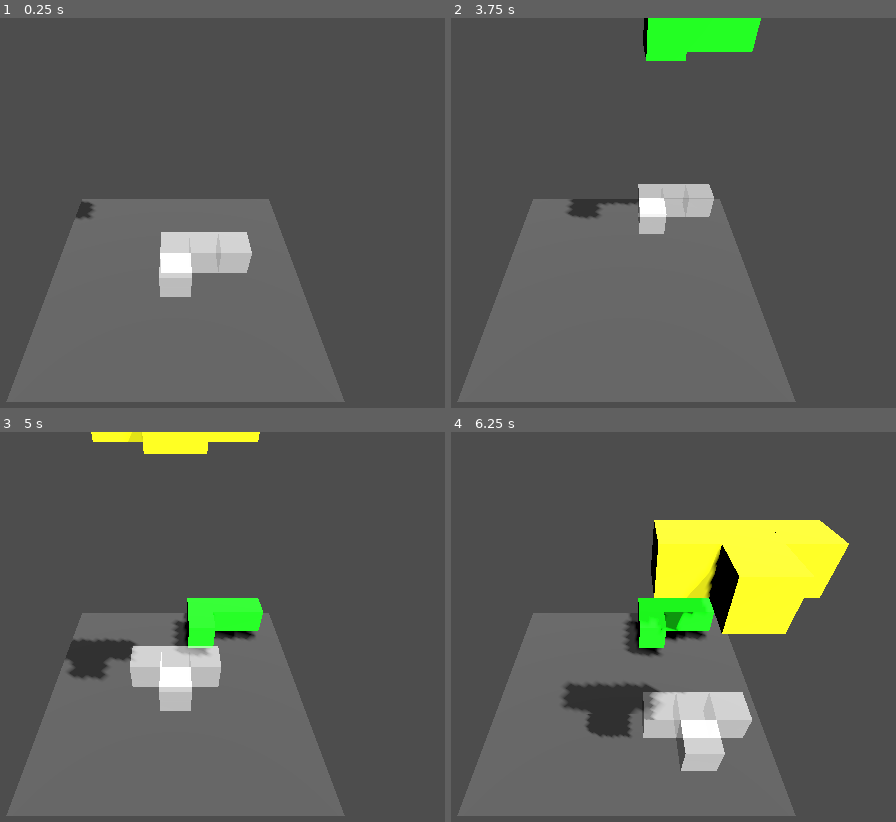
Above: before the commit, frames 1-4 (two rows, left to right).
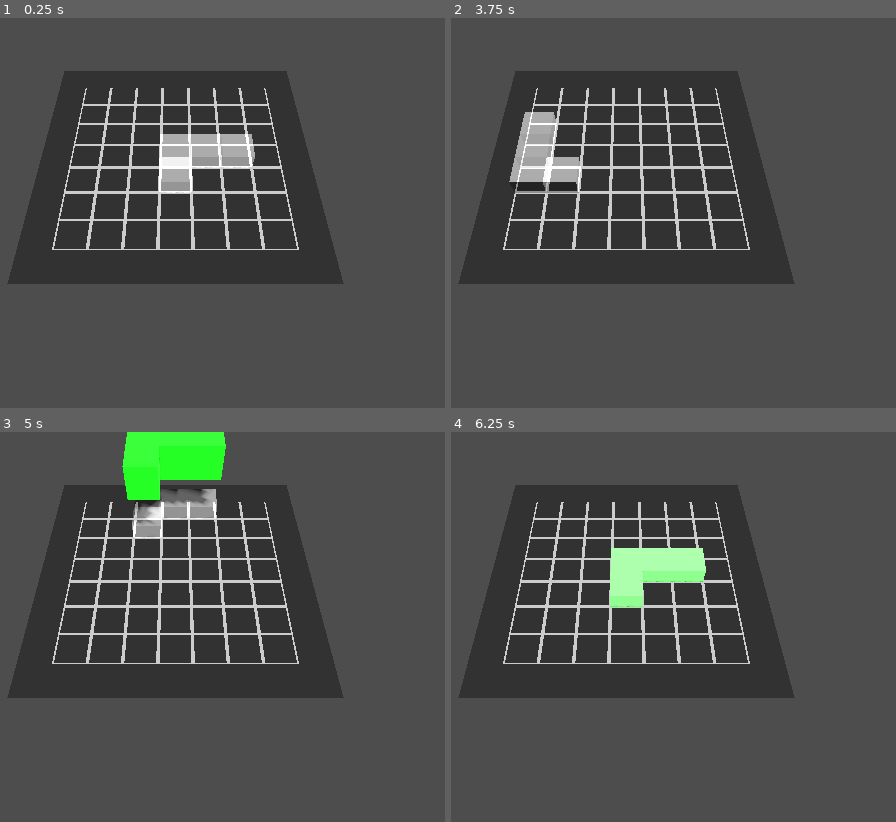
Above: after the commit, the same moments.

Repository: tuvshinerdene1/GameDevCourse2025
Game: Godot game, scene res://main.tscn
Two runs of this game, one before a commit and one after it. Both use one fixed random seed, a clock stepped at 60 frames per second and the inputs below.
Inputs:
- Up to frame 1 (0.25 s): no input
- Up to frame 2 (3.75 s): tap Enter at 0.5 s; hold Right (move_right) 0.53-1.28 s; tap Q (camera_rotate_left, bound only after the commit) at 0.6, 1.55, 2.1, 3.05, 3.6 s; tap E (camera_rotate_right, bound only after the commit) at 0.8, 1.35, 2.3, 2.85 s; hold Down (move_down) 1.28-2.03 s; tap Space (boost_left) at 2 s; hold Right (move_right) 2.03-2.78 s; hold Up (move_up) 2.78-3.53 s; hold Space (boost_left) from 3.53 s (still down)
- Up to frame 3 (5 s): keep holding Space (boost_left); tap E (camera_rotate_right, bound only after the commit) at 3.8, 4.35 s; tap Q (camera_rotate_left, bound only after the commit) at 4.55 s
- Up to frame 4 (6.25 s): release Space (boost_left) at 5.03 s; hold Down (move_down) 5.03-5.78 s; tap Q (camera_rotate_left, bound only after the commit) at 5.1, 6.05 s; tap E (camera_rotate_right, bound only after the commit) at 5.3, 5.85 s; hold Right (move_right) from 5.78 s (still down)

The runs differ from the first frame. In frame 1, 54% of the frame differs, in the area x 1-78%, y 13-99%; in frame 2, 56%; in frame 3, 56%; in frame 4, 57%, in the area x 1-90%, y 13-99%.

Commit message:
bit playable right now

Diff:
--- a/3d-tetris/main.gd
+++ b/3d-tetris/main.gd
@@ -20,6 +20,7 @@
 var grid_size = 1
 
 var spawn_position: Vector3
+var landed_blocks = {}  # Dictionary to map grid positions to Node3D objects
 
 func _ready() -> void:
 	shape_factory = ShapeFactory.new()
@@ -38,11 +39,6 @@
 		current_piece.process_movement(delta)
 		ghost_piece.update_position()
 		camera_controller.camera_rotation()
-
-	#if Input.is_action_just_pressed("camera_rotate_left"):
-		#camera_controller.rotate_left()
-	#elif Input.is_action_just_pressed("camera_rotate_right"):
-		#camera_controller.rotate_right()
 
 func _setup_spawn_point():
 	spawn_position = Vector3(
@@ -60,10 +56,6 @@
 	add_child(camera_controller)
 
 func _spawn_block():
-	## Only remove previous falling piece, not landed ones
-	#if current_piece != null and not current_piece.landed:
-		#current_piece.queue_free()
-
 	var piece_data = shape_factory.create_random_piece(grid_size)
 	current_piece = piece_data["piece"]
 
@@ -76,15 +68,13 @@
 	current_piece.global_position = spawn_position
 	current_piece.piece_landed.connect(_on_piece_landed)
 
-	# Check game over AFTER piece is positioned
 	var spawn_positions = grid_management.get_piece_grid_positions(current_piece)
 	if grid_management.is_any_grid_position_occupied(spawn_positions):
 		print("Game Over: Spawn point blocked!")
 		call_deferred("_reload_scene")
-		return  # Don't create ghost if game over
+		return
 
 	_create_ghost(piece_data["shape_index"])
-
 
 func _create_ghost(shape_index: int):
 	if ghost_piece != null:
@@ -117,19 +107,72 @@
 
 func _on_piece_landed():
 	var grid_positions = grid_management.get_piece_grid_positions(current_piece)
+	# Store the Node3D for each grid position
 	for grid_pos in grid_positions:
 		if grid_pos.y >= 0 and not grid.has(grid_pos):
 			grid.append(grid_pos)
-
-	grid_management.row_complete_handler(1)
+			# Store a reference to the block's Node3D (we'll clone the child nodes)
+			for child in current_piece.get_children():
+				if child is Node3D:
+					var child_grid_pos = grid_management.grid_position(child.global_position)
+					if child_grid_pos == grid_pos:
+						var block_clone = child.duplicate()
+						add_child(block_clone)
+						landed_blocks[grid_pos] = block_clone
+						block_clone.global_position = Vector3(
+							grid_pos.x * grid_size,
+							grid_pos.y * grid_size,
+							grid_pos.z * grid_size
+						)
+
+	current_piece.queue_free()  # Add this line to remove the original piece
+
+	# Clear completed layers and update blocks
+	var clear_result = grid_management.row_complete_handler()
+	if clear_result["cleared_layers"] > 0:
+		print("Cleared ", clear_result["cleared_layers"], " layers!")
+
+		# Create a set of positions that will be removed for quick lookup
+		var remove_set = {}
+		for pos in clear_result["blocks_to_remove"]:
+			remove_set[pos] = true
+
+		# First, collect blocks to shift (only blocks that aren't being removed)
+		var blocks_to_shift = []
+		for shift in clear_result["shifted_positions"]:
+			var old_pos = shift["old_pos"]
+			var new_pos = shift["new_pos"]
+			# Make sure this block exists and isn't in the removal list
+			if landed_blocks.has(old_pos) and not remove_set.has(old_pos):
+				blocks_to_shift.append({"old_pos": old_pos, "new_pos": new_pos, "block": landed_blocks[old_pos]})
+
+		# Remove blocks in cleared layers
+		for pos in clear_result["blocks_to_remove"]:
+			if landed_blocks.has(pos):
+				var block = landed_blocks[pos]
+				landed_blocks.erase(pos)
+				block.queue_free()
+
+		# Update the shifted blocks
+		for shift_data in blocks_to_shift:
+			var old_pos = shift_data["old_pos"]
+			var new_pos = shift_data["new_pos"]
+			var block = shift_data["block"]
+
+			# Remove from old position in dictionary
+			if landed_blocks.has(old_pos):
+				landed_blocks.erase(old_pos)
+
+			# Add to new position
+			landed_blocks[new_pos] = block
+			block.global_position = Vector3(
+				new_pos.x * grid_size,
+				new_pos.y * grid_size,
+				new_pos.z * grid_size
+			)
+
+	grid = grid_management.grid  # Update the main grid
 	call_deferred("_spawn_block")
-
-func _game_over_handler():
-	var spawn_positions = grid_management.get_piece_grid_positions(current_piece)
-	if grid_management.is_any_grid_position_occupied(spawn_positions):
-		print("Game Over: Spawn point blocked!")
-		call_deferred("_reload_scene")
-
 func _reload_scene():
 	get_tree().reload_current_scene()
 
@@ -137,7 +180,6 @@
 	var ground = MeshInstance3D.new()
 	var plane_mesh = PlaneMesh.new()
 
-	# The size of the ground will be the grid size + a small, fixed border (e.g., 2 units)
 	var border_size: float = 2.0
 
 	plane_mesh.size = Vector2(
@@ -145,53 +187,52 @@
 		grid_depth * grid_size + border_size
 	)
 
-	# --- Create Grid Material ---
-	var material = StandardMaterial3D.new()
-	material.albedo_color = Color(0.2, 0.2, 0.2)
-
-	# Enable UV1 for custom texture scaling
-	material.uv1_scale = Vector3(
-		grid_width + border_size / grid_size, # Scale to cover the width
-		grid_depth + border_size / grid_size, # Scale to cover the depth
-		1.0
-	)
-
-	# You'll need to create a simple, repeating grid texture (a grid pattern on a transparent background)
-	# For simplicity, we can use a texture built into Godot's visual shader or an external one.
-	# The best method is usually a ShaderMaterial for a perfect procedural grid,
-	# but for a quick setup, let's use a simple texture with a hint of grid.
-	# A placeholder for your grid texture:
-	# material.albedo_texture = preload("res://path/to/your/grid_texture.png")
-	# material.texture_filter = BaseMaterial3D.TEXTURE_FILTER_NEAREST # For sharp lines
-
-	# A quick alternative is to just use a lighter color to differentiate the ground
-	# If you want a proper grid pattern, you should use a **ShaderMaterial**.
+	var material = ShaderMaterial.new()
+	var shader = Shader.new()
+	shader.code = """
+		shader_type spatial;
+		render_mode cull_disabled, unshaded;
+
+		uniform float grid_width = 7.0;
+		uniform float grid_depth = 7.0;
+		uniform float grid_size = 1.0;
+		uniform float border_size = 2.0;
+		uniform vec3 grid_color = vec3(0.8, 0.8, 0.8);
+		uniform vec3 background_color = vec3(0.2, 0.2, 0.2);
+		uniform float line_thickness = 0.05;
+
+		void fragment() {
+			vec2 total_size = vec2(grid_width + border_size, grid_depth + border_size);
+			vec2 uv = UV * total_size / grid_size;
+			uv -= vec2(border_size / (2.0 * grid_size));
+			bool in_grid = uv.x >= 0.0 && uv.x <= grid_width && uv.y >= 0.0 && uv.y <= grid_depth;
+			vec3 color = background_color;
+			if (in_grid) {
+				vec2 grid = fract(uv);
+				float line_x = step(grid.x, line_thickness) + step(1.0 - grid.x, line_thickness);
+				float line_z = step(grid.y, line_thickness) + step(1.0 - grid.y, line_thickness);
+				float line = min(line_x + line_z, 1.0);
+				color = mix(grid_color, background_color, 1.0 - line);
+			}
+			ALBEDO = color;
+		}
+	"""
+	material.shader = shader
+	material.set_shader_parameter("grid_width", grid_width)
+	material.set_shader_parameter("grid_depth", grid_depth)
+	material.set_shader_parameter("grid_size", grid_size)
+	material.set_shader_parameter("border_size", border_size)
+	material.set_shader_parameter("grid_color", Vector3(0.8, 0.8, 0.8))
+	material.set_shader_parameter("background_color", Vector3(0.2, 0.2, 0.2))
+	material.set_shader_parameter("line_thickness", 0.05)
 
 	ground.mesh = plane_mesh
 	ground.set_surface_override_material(0, material)
 
-	# Position remains the same to center the plane
 	ground.position = Vector3(
 		(grid_width * grid_size - grid_size) / 2.0,
-		-grid_size,
+		-grid_size/2,
 		(grid_depth * grid_size - grid_size) / 2.0
 	)
 
 	add_child(ground)
-
-
-	#var material = StandardMaterial3D.new()
-	#material.albedo_color = Color(0.2, 0.2, 0.2)
-	#ground.mesh = plane_mesh
-	#ground.set_surface_override_material(0, material)
-	#
-	## The position calculation remains the same because the plane mesh is centered
-	## around its position. The existing calculation correctly centers the grid area.
-	#ground.position = Vector3(
-		#(grid_width * grid_size - grid_size) / 2.0,
-		#0,
-		#(grid_depth * grid_size - grid_size) / 2.0
-	#)
-	## --- MODIFICATIONS END HERE ---
-	#
-	#add_child(ground)
--- a/3d-tetris/main.tscn
+++ b/3d-tetris/main.tscn
@@ -14,8 +14,8 @@
 
 [node name="Main" type="Node"]
 script = ExtResource("1_ig7tw")
-speed = 1.8
-boost_multiplier = 6.0
+speed = 1.2
+boost_multiplier = 5.0
 
 [node name="ground" type="StaticBody3D" parent="."]
 transform = Transform3D(1, 0, 0, 0, 1, 0, 0, 0, 1, 4, -2, 4)
--- a/3d-tetris/project.godot
+++ b/3d-tetris/project.godot
@@ -82,11 +82,13 @@
 camera_rotate_right={
 "deadzone": 0.2,
 "events": [Object(InputEventJoypadMotion,"resource_local_to_scene":false,"resource_name":"","device":-1,"axis":5,"axis_value":1.0,"script":null)
+, Object(InputEventKey,"resource_local_to_scene":false,"resource_name":"","device":-1,"window_id":0,"alt_pressed":false,"shift_pressed":false,"ctrl_pressed":false,"meta_pressed":false,"pressed":false,"keycode":0,"physical_keycode":69,"key_label":0,"unicode":101,"location":0,"echo":false,"script":null)
 ]
 }
 camera_rotate_left={
 "deadzone": 0.2,
 "events": [Object(InputEventJoypadMotion,"resource_local_to_scene":false,"resource_name":"","device":-1,"axis":4,"axis_value":1.0,"script":null)
+, Object(InputEventKey,"resource_local_to_scene":false,"resource_name":"","device":-1,"window_id":0,"alt_pressed":false,"shift_pressed":false,"ctrl_pressed":false,"meta_pressed":false,"pressed":false,"keycode":0,"physical_keycode":81,"key_label":0,"unicode":113,"location":0,"echo":false,"script":null)
 ]
 }
 boost_right={
--- a/3d-tetris/scripts/camera_controller.gd
+++ b/3d-tetris/scripts/camera_controller.gd
@@ -29,7 +29,7 @@
 		grid_center.z + cos(angle_rad) * camera_distance
 	)
 
-	camera.look_at(Vector3(grid_center.x, grid_center.y - camera_distance, grid_center.z), Vector3.UP)
+	camera.look_at(Vector3(grid_center.x, grid_center.y - camera_distance*2, grid_center.z), Vector3.UP)
 
 func rotate_left():
 	camera_angle -= 90
--- a/3d-tetris/scripts/grid_managements.gd
+++ b/3d-tetris/scripts/grid_managements.gd
@@ -7,7 +7,6 @@
 var grid_size
 var instance = null
 
-
 func _init(grid_width, grid_height, grid_depth, grid_size, instance, grid):
 	self.grid_width = grid_width
 	self.grid_height = grid_height
@@ -15,7 +14,6 @@
 	self.grid_size = grid_size
 	self.instance = instance
 	self.grid = grid
-
 
 func grid_position(pos: Vector3) -> Vector3i:
 	var snapped = snap_to_grid(pos)
@@ -27,11 +25,11 @@
 		round(pos.y / grid_size) * grid_size,
 		round(pos.z / grid_size) * grid_size
 	)
+
 func get_piece_local_grid_offsets(piece: Node3D) -> Array:
 	var local_offsets = []
 	for child in piece.get_children():
 		if child is Node3D:
-			# Directly convert the child's local position/offset to an integer grid offset
 			var local_pos = child.position
 			var offset_grid_units = Vector3i(
 				round(local_pos.x / grid_size),
@@ -43,11 +41,9 @@
 
 func get_piece_grid_positions(piece: Node3D) -> Array:
 	var positions = []
-	var piece_grid_pos = grid_position(piece.global_position) # Parent's grid index
-	# Iterating over children is safer here because rotation affects child world positions
+	var piece_grid_pos = grid_position(piece.global_position)
 	for child in piece.get_children():
 		if child is Node3D:
-			# The child's global position is used to get its current grid index.
 			positions.append(grid_position(child.global_position))
 	return positions
 
@@ -59,69 +55,101 @@
 
 func can_move_to(new_pos: Vector3) -> bool:
 	var new_piece_positions = get_piece_grid_positions_at_pos(instance, new_pos)
-	#print("Checking move to: ", new_pos, " Grid positions: ", new_piece_positions)
 	for pos in new_piece_positions:
 		if pos.y < 0 or pos.y >= grid_height or pos.x < 0 or pos.x >= grid_width or pos.z < 0 or pos.z >= grid_depth:
-			#print("Out of bounds at: ", pos)
 			return false
 		if grid.has(pos):
-			#print("Collision at: ", pos)
 			return false
 	return true
 
 func can_rotate_to(node: Node, rotation: Vector3) -> bool:
 	var original_rotation = node.rotation_degrees
 	var original_position = node.global_position
-	node.rotation_degrees = rotation  # Temporarily apply rotation
+	node.rotation_degrees = rotation
 	node.global_position = snap_to_grid(node.global_position)
 	var grid_positions = get_piece_grid_positions(node)
-	node.rotation_degrees = original_rotation  # Revert rotation
+	node.rotation_degrees = original_rotation
 	node.global_position = original_position
-	# Check if all grid positions are valid
 	for pos in grid_positions:
 		if pos.x < 0 or pos.x >= grid_width or pos.z < 0 or pos.z >= grid_depth or pos.y < 0:
-			return false  # Out of bounds
+			return false
 		if grid.has(pos):
-			return false  # Collides with existing block
+			return false
 	return true
 
 func get_piece_local_positions(piece: Node3D) -> Array:
 	var local_positions = []
 	for child in piece.get_children():
 		if child is Node3D:
-			# Get the local offset, which is constant regardless of parent's global pos
 			var local_pos = grid_position(child.position)
 			local_positions.append(local_pos)
 	return local_positions
 
 func get_piece_grid_positions_at_pos(piece: Node3D, target_pos: Vector3) -> Array:
 	var positions = []
-	var new_parent_grid_pos = grid_position(target_pos) # Target grid index
-
-	# Use the original piece to calculate the new positions
 	var original_position = piece.global_position
-
-	# Temporarily move the piece to the target position
 	piece.global_position = target_pos
-
-	# Get the grid positions at the new world position
 	for child in piece.get_children():
 		if child is Node3D:
 			positions.append(grid_position(child.global_position))
-
-	# Restore the piece's original position
 	piece.global_position = original_position
-
 	return positions
 
-func row_complete_handler(layer_number):
-	var isLayer_complete = true
-	for x in range(grid_width):
-		for z in range(grid_depth):
-			var check_pos = Vector3(x,layer_number,z);
-			if not grid.has(check_pos):
-				isLayer_complete = false
-			if not isLayer_complete:
+func row_complete_handler() -> Dictionary:
+	var completed_layers = []
+	var blocks_to_remove = []  # Store grid positions to remove
+	var block_positions = []   # Store all grid positions for shifting
+
+	# Check each layer from y=0 to grid_height-1
+	for y in range(grid_height):
+		var layer_complete = true
+		for x in range(grid_width):
+			for z in range(grid_depth):
+				var check_pos = Vector3i(x, y, z)
+				if not grid.has(check_pos):
+					layer_complete = false
+					break
+			if not layer_complete:
 				break
-	if isLayer_complete:
-		print("Layer is complete");
+		if layer_complete:
+			completed_layers.append(y)
+			# Collect all positions in this layer to remove
+			for x in range(grid_width):
+				for z in range(grid_depth):
+					blocks_to_remove.append(Vector3i(x, y, z))
+
+	# If no layers are complete, return early
+	if completed_layers.is_empty():
+		return {"cleared_layers": 0, "blocks_to_remove": [], "shifted_positions": []}
+
+
+	# Create a new grid excluding the completed layers
+	var new_grid = []
+	var shifted_positions = []
+
+	for pos in grid:
+		if not pos in blocks_to_remove:
+			# Calculate how many layers below this position were cleared
+			var shift_count = 0
+			for cleared_y in completed_layers:
+				if pos.y > cleared_y:
+					shift_count += 1
+
+			if shift_count > 0:
+				# Create new position shifted down
+				var new_pos = Vector3i(pos.x, pos.y - shift_count, pos.z)
+				shifted_positions.append({"old_pos": pos, "new_pos": new_pos})
+				new_grid.append(new_pos)
+			else:
+				# Position doesn't need to shift
+				new_grid.append(pos)
+
+	# Update the grid
+	grid = new_grid
+
+	# Return the number of cleared layers, blocks to remove, and shifted positions
+	return {
+		"cleared_layers": completed_layers.size(),
+		"blocks_to_remove": blocks_to_remove,
+		"shifted_positions": shifted_positions
+	}
--- a/3d-tetris/scripts/shape_factory.gd
+++ b/3d-tetris/scripts/shape_factory.gd
@@ -1,7 +1,7 @@
 class_name ShapeFactory extends Node
 
 var shapes = [
-	[Vector3i(0,0,0), Vector3i(1,0,0), Vector3i(0,0,1), Vector3i(1,0,1)],  # Cube
+	[Vector3i(0,0,0), Vector3i(1,0,0), Vector3i(0,0,1), Vector3i(1,0,1)], # Cube
 	[Vector3i(0,0,0), Vector3i(1,0,0), Vector3i(2,0,0), Vector3i(3,0,0)],  # I
 	[Vector3i(0,0,0), Vector3i(1,0,0), Vector3i(2,0,0), Vector3i(0,0,1)],  # L
 	[Vector3i(0,0,0), Vector3i(-1,0,0), Vector3i(1,0,0), Vector3i(0,0,1)], # T
